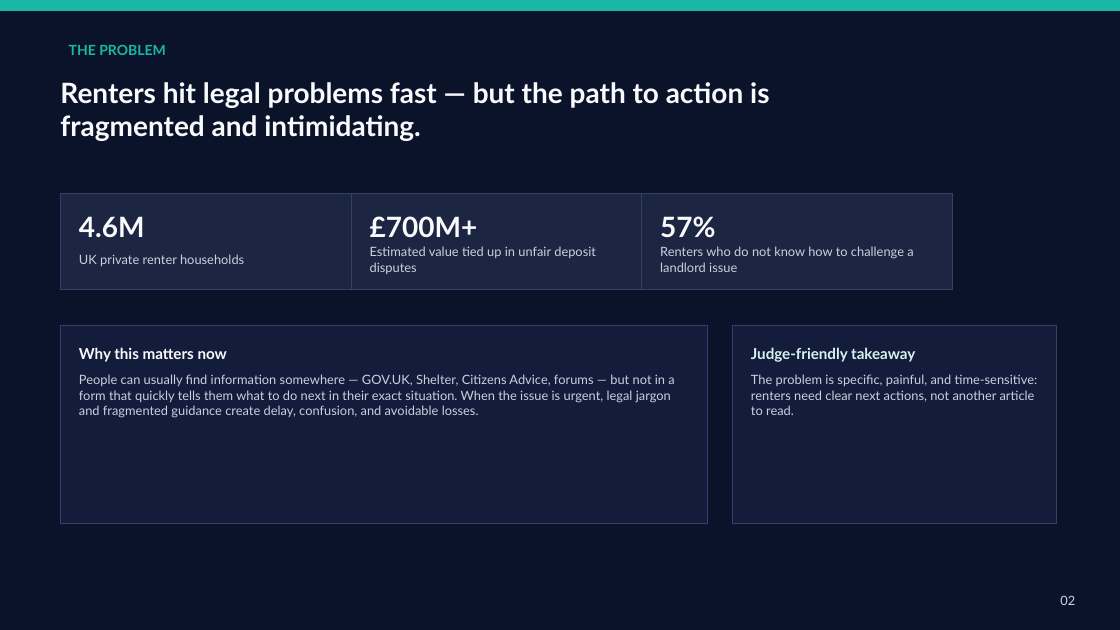
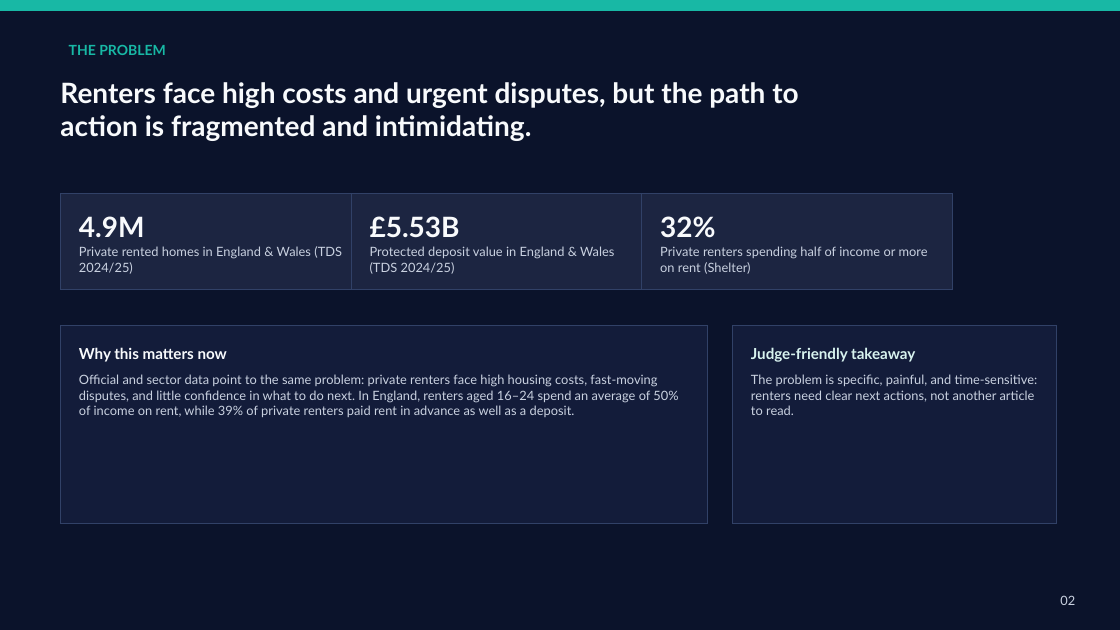
Before and after one commit to gorgectf/RenterShield, a slide deck: slide 2 of public/RenterShield_PitchDeck_Revised.pptx. Drawn at 1120x630 pixels with LibreOffice and Linux fonts; fonts in the diff are those of the drawing. Boxes give left, top, right and bottom in pixels: in the first picture for what was removed or moved away, otherwise in the second. Text is boxed around its words. In the diff, an @@ line names an element or a change of style, - is before the commit and + after.

```diff
--- a/public/RenterShield_PitchDeck_Revised.pptx
+++ b/public/RenterShield_PitchDeck_Revised.pptx
@@ text at <box>60,82,798,141</box>: text changed @@
-Renters hit legal problems fast — but the path to action is fragmented and intimidating.
+Renters face high costs and urgent disputes, but the path to action is fragmented and intimidating.
@@ text at <box>79,216,145,237</box>: text changed @@
-4.6M
+4.9M
@@ text at <box>370,216,460,238</box>: text changed @@
-£700M+
+£5.53B
@@ text at <box>660,216,715,238</box>: text changed @@
-57%
+32%
@@ text at <box>79,246,342,274</box>: text changed @@
-UK private renter households
+Private rented homes in England & Wales (TDS 2024/25)
@@ text at <box>370,246,614,274</box>: text changed @@
-Estimated value tied up in unfair deposit disputes
+Protected deposit value in England & Wales (TDS 2024/25)
@@ text at <box>660,246,928,274</box>: text changed @@
-Renters who do not know how to challenge a landlord issue
+Private renters spending half of income or more on rent (Shelter)
@@ text at <box>79,374,678,417</box>: text changed @@
-People can usually find information somewhere — GOV.UK, Shelter, Citizens Advice, forums — but not in a form that quickly tells them what to do next in their exact situation. When the issue is urgent, legal jargon and fragmented guidance create delay, confusion, and avoidable losses.
+Official and sector data point to the same problem: private renters face high housing costs, fast-moving disputes, and little confidence in what to do next. In England, renters aged 16–24 spend an average of 50% of income on rent, while 39% of private renters paid rent in advance as well as a deposit.
```
Also in this commit, not shown: 6 other slides changed.
